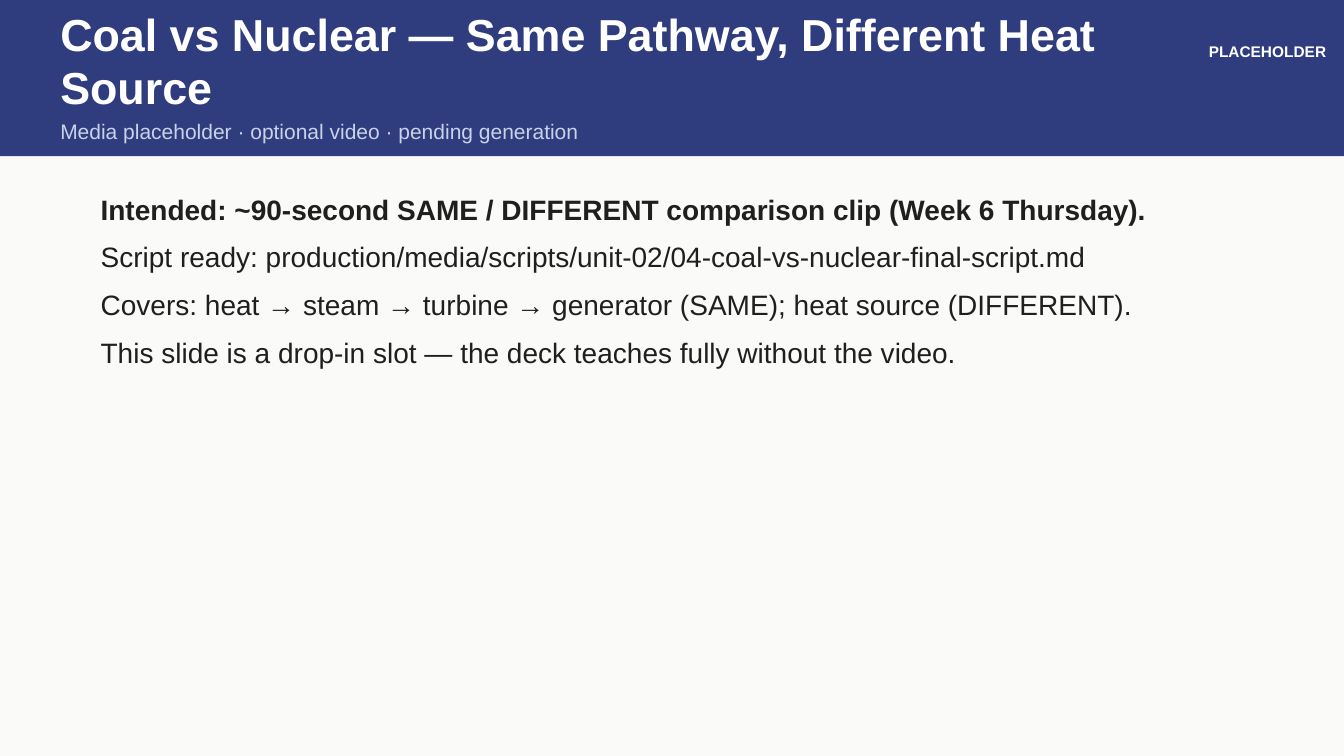
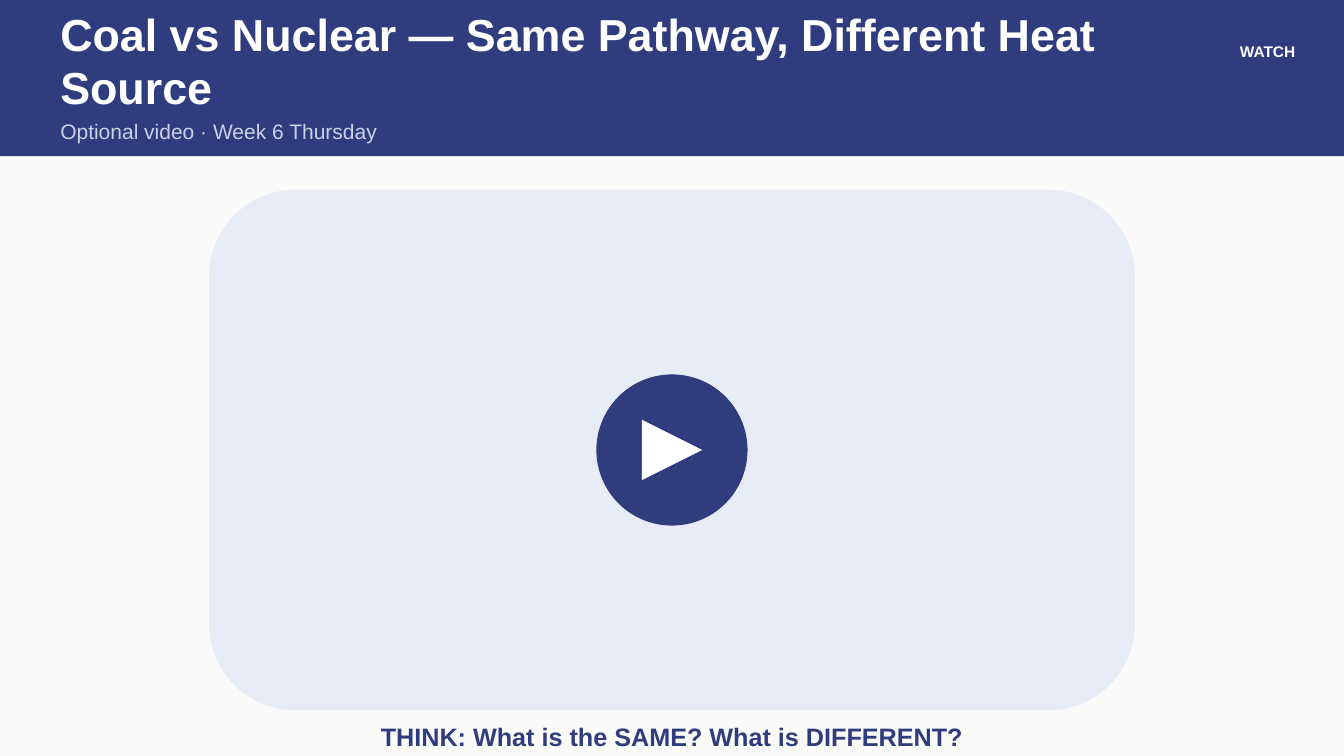
Before and after one commit to owenreagan-cyber/grade-4-energy-transfer-transformation, a slide deck: slide 6 of production/slides/04-u2-ch4-slides.pptx. Drawn at 1344x756 pixels with LibreOffice and Linux fonts; fonts in the diff are those of the drawing. Boxes give left, top, right and bottom in pixels: in the first picture for what was removed or moved away, otherwise in the second. Text is boxed around its words. In the diff, an @@ line names an element or a change of style, - is before the commit and + after.

```diff
--- a/production/slides/04-u2-ch4-slides.pptx
+++ b/production/slides/04-u2-ch4-slides.pptx
@@ text at bbox=[1240, 46, 1295, 57]: text changed @@
-PLACEHOLDER
+WATCH
@@ text at bbox=[60, 124, 376, 143]: text changed @@
-Media placeholder · optional video · pending generation
+Optional video · Week 6 Thursday
@@ text removed at bbox=[101, 199, 1145, 368] @@
-Intended: ~90-second SAME / DIFFERENT comparison clip (Week 6 Thursday).
-Script ready: production/media/scripts/unit-02/04-coal-vs-nuclear-final-script.md
-Covers: heat → steam → turbine → generator (SAME); heat source (DIFFERENT).
-This slide is a drop-in slot — the deck teaches fully without the video.
@@ rounded rectangle added at bbox=[209, 190, 1135, 711], fill #E8ECF6 @@
@@ ellipse added at bbox=[597, 374, 748, 525], fill #2F3C7E @@
@@ triangle added at bbox=[642, 419, 703, 480], fill #FFFFFF @@
@@ text added at bbox=[381, 727, 963, 747], 18 pt, text #2F3C7E, bold @@
+THINK: What is the SAME? What is DIFFERENT?
```
Also in this commit, not shown: 2 other slides changed, 2 other files.
